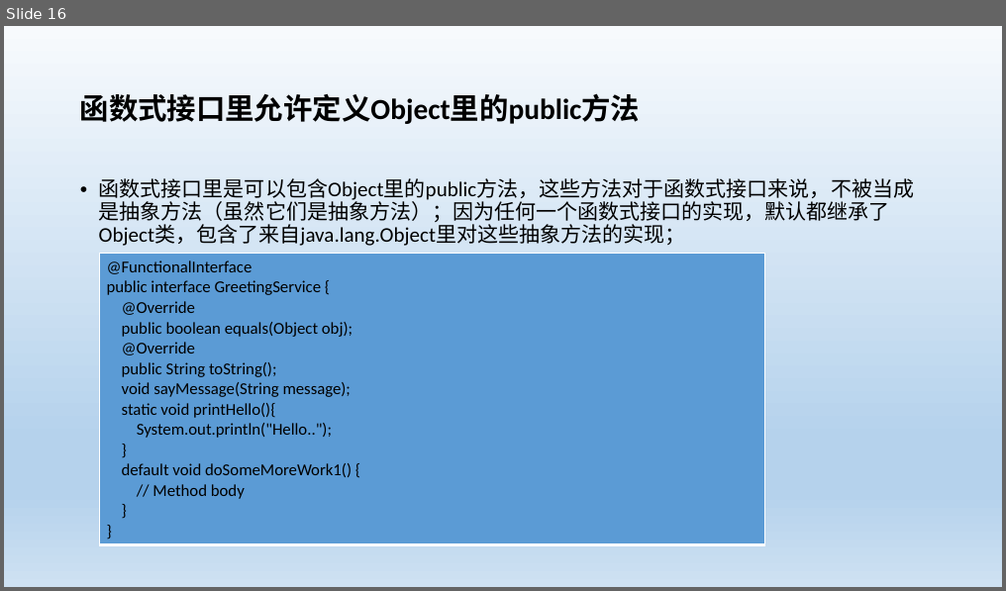
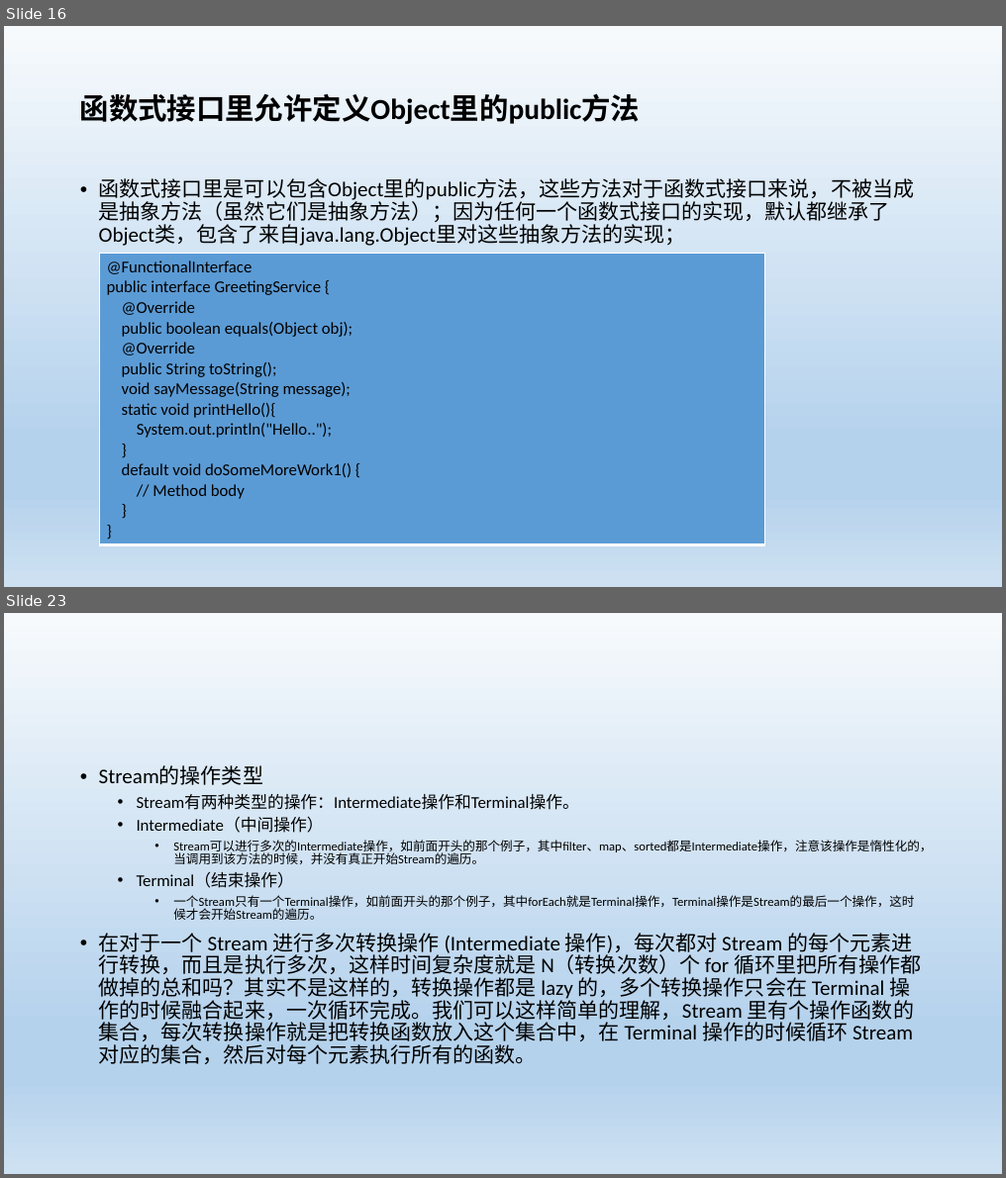
Before and after one commit to blackdancers/Java8Tutorial, a slide deck: src/main/resources/JAVA 8 Lambda表达式.pptx. Shown one above the other, each under a label of ours: slide 16 before the commit, slides 16 and 23 after it; the slides between them are not shown. The pictures are 1006x591 and 1006x1178 pixels, drawn with LibreOffice and Linux fonts; fonts in the diff are those of the drawing. Boxes give left, top, right and bottom in pixels: in the first picture for what was removed or moved away, otherwise in the second. Text is boxed around its words. In the diff, an @@ line names an element or a change of style, - is before the commit and + after.

```diff
--- a/src/main/resources/JAVA 8 Lambda表达式.pptx
+++ b/src/main/resources/JAVA 8 Lambda表达式.pptx
@@ slide 23 added at [4,613,1002,1174], background gradient #F7FAFD to #B5D2EC to #CEE1F2 @@
@@ text added at [99,766,932,1064], 20 pt, text #000000 @@
+• Stream的操作类型
+  • Stream有两种类型的操作：Intermediate操作和Terminal操作。
+  • Intermediate（中间操作）
+    • Stream可以进行多次的Intermediate操作，如前面开头的那个例子，其中filter、map、sorted都是Intermediate操作，注意该操作是惰性化的，当调用到该方法的时候，并没有真正开始Stream的遍历。
+  • Terminal（结束操作）
+    • 一个Stream只有一个Terminal操作，如前面开头的那个例子，其中forEach就是Terminal操作，Terminal操作是Stream的最后一个操作，这时候才会开始Stream的遍历。
+• 在对于一个 Stream 进行多次转换操作 (Intermediate 操作)，每次都对 Stream 的每个元素进行转换，而且是执行多次，这样时间复杂度就是 N（转换次数）个 for 循环里把所有操作都做掉的总和吗？其实不是这样的，转换操作都是 lazy 的，多个转换操作只会在 Terminal 操作的时候融合起来，一次循环完成。我们可以这样简单的理解，Stream 里有个操作函数的集合，每次转换操作就是把转换函数放入这个集合中，在 Terminal 操作的时候循环 Stream 对应的集合，然后对每个元素执行所有的函数。
```
Also in this commit, not shown: 3 slides changed, 5 other slides added.
